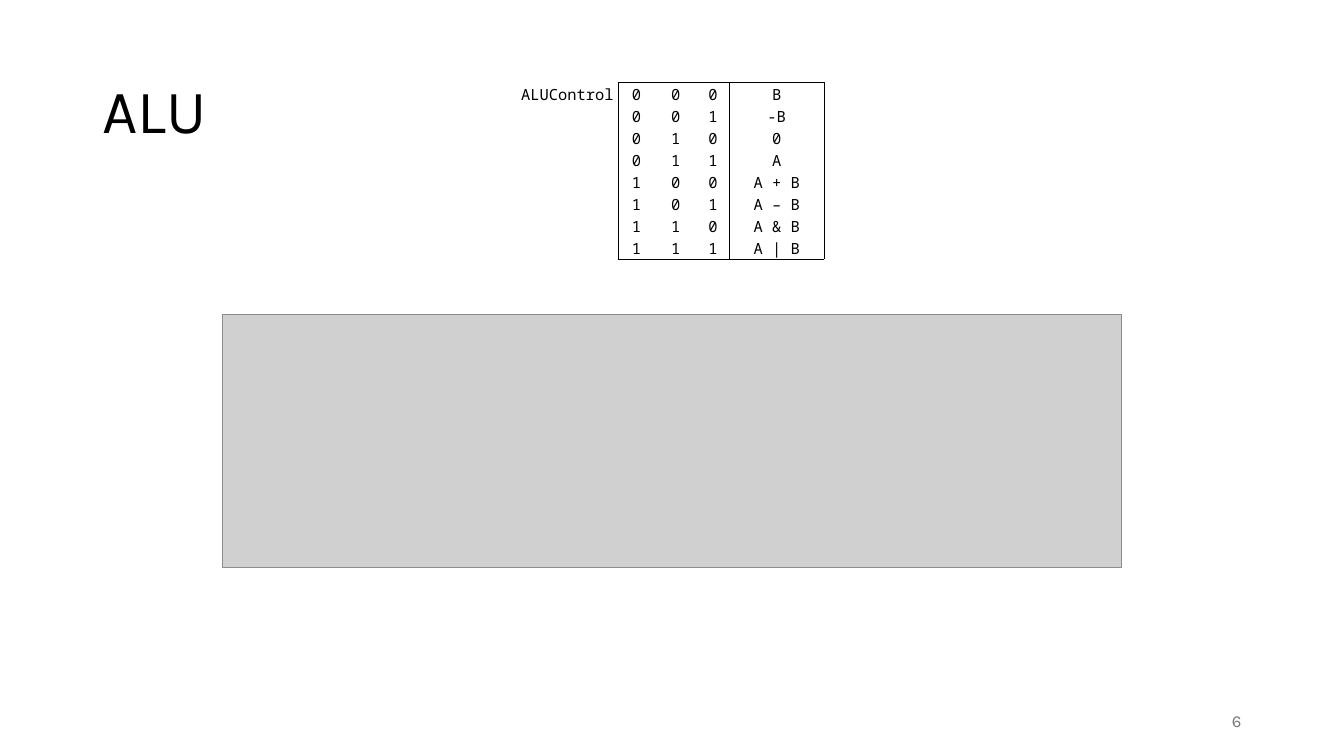
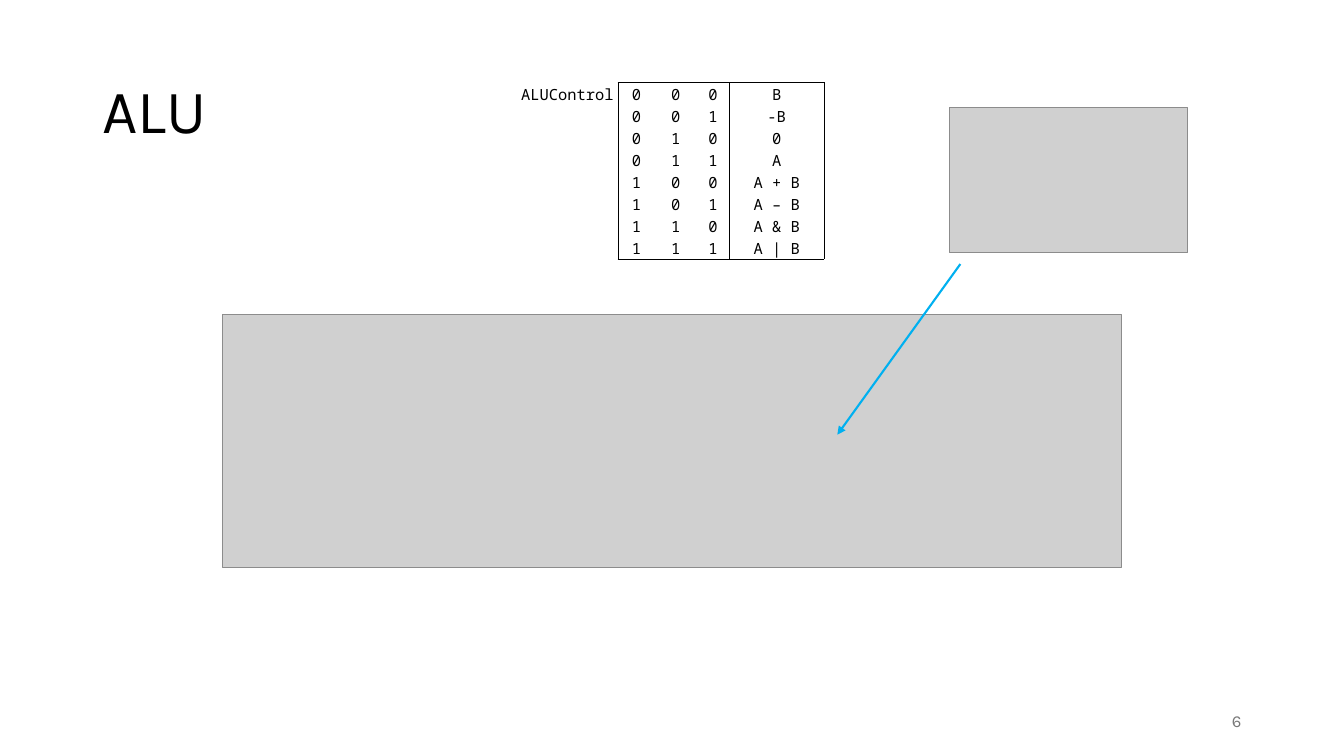
Before and after one commit to FrankBau/xetroc, a slide deck: slide 6 of xetroc.pptx. Drawn at 1344x756 pixels with LibreOffice and Linux fonts; fonts in the diff are those of the drawing; grey boxes stand for pictures. Boxes give left, top, right and bottom in pixels: in the first picture for what was removed or moved away, otherwise in the second. Text is boxed around its words. In the diff, an @@ line names an element or a change of style, - is before the commit and + after.

```diff
--- a/xetroc.pptx
+++ b/xetroc.pptx
@@ picture added at box(950, 108, 1189, 253) @@
@@ arrow added from (961, 264) to (838, 435), #00B0F0 1.5 pt @@
```
Also in this commit, not shown: 4 other files.
